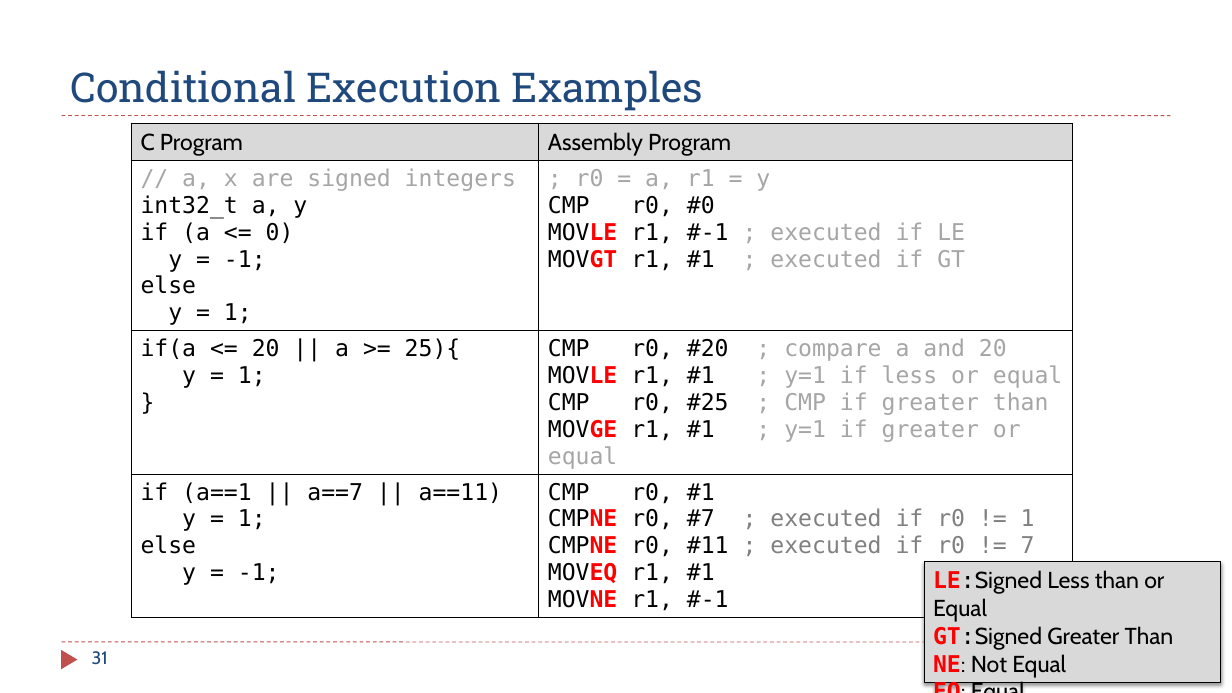
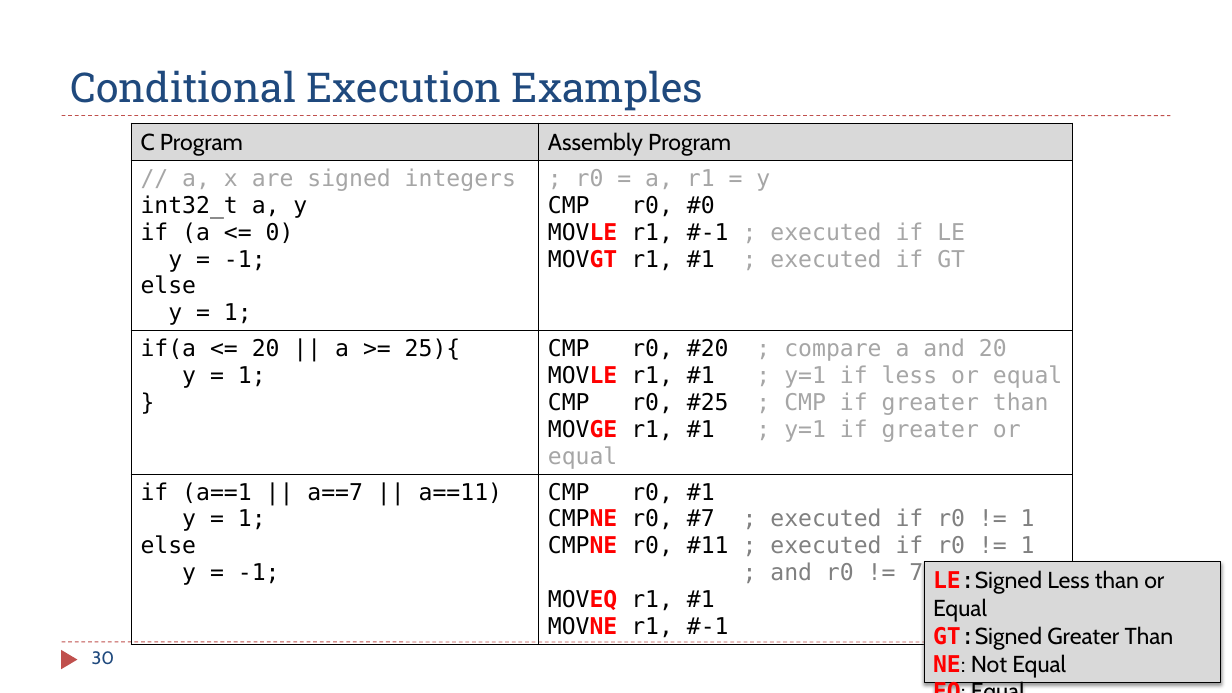
Before and after one commit to guhofstra/CSC111Fa25, a slide deck: slide 30 of PPTs/Ch6_ARM_Control_Flow.pptx (slide 31 before the commit). Drawn at 1232x693 pixels with LibreOffice and Linux fonts; fonts in the diff are those of the drawing. Boxes give left, top, right and bottom in pixels: in the first picture for what was removed or moved away, otherwise in the second. Text is boxed around its words. In the diff, an @@ line names an element or a change of style, - is before the commit and + after.

```diff
--- a/PPTs/Ch6_ARM_Control_Flow.pptx
+++ b/PPTs/Ch6_ARM_Control_Flow.pptx
@@ table at (131, 123, 1073, 642) @@
-row 4, column 2: CMP r0, #1 / CMPNE r0, #7 ; executed if r0 != 1 / CMPNE r0, #11 ; executed if r0 != 7 / MOVEQ r1, #1 / MOVNE r1, #-1
+row 4, column 2: CMP r0, #1 / CMPNE r0, #7 ; executed if r0 != 1 / CMPNE r0, #11 ; executed if r0 != 1 / ; and r0 != 7 / MOVEQ r1, #1 / MOVNE r1, #-1
@@ page number at (92, 651, 115, 665): text changed @@
-31
+30
```
Also in this commit, not shown: 11 other slides changed, 2 slides added, 1 slide removed, 8 other files.
